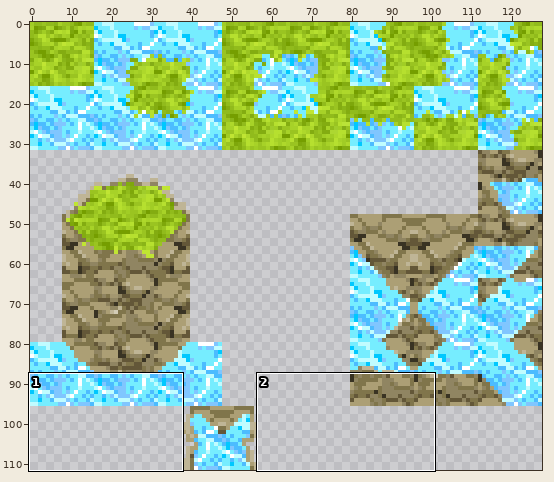
One commit to this sprite sheet: media/textures/env/tilewotafinal1.png. The picture above shows the old version from afar; the outline marks the close-up.
Close-up. Before:
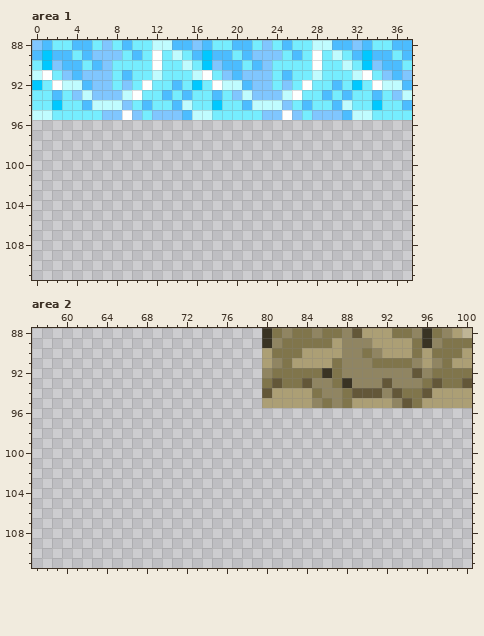
The file is 128x112 pixels. Colours within 5 levels of each other are drawn and written as one. Shown: area 1: x 0..37, y 88..111; area 2: x 57..100, y 88..111.
Now the later version:
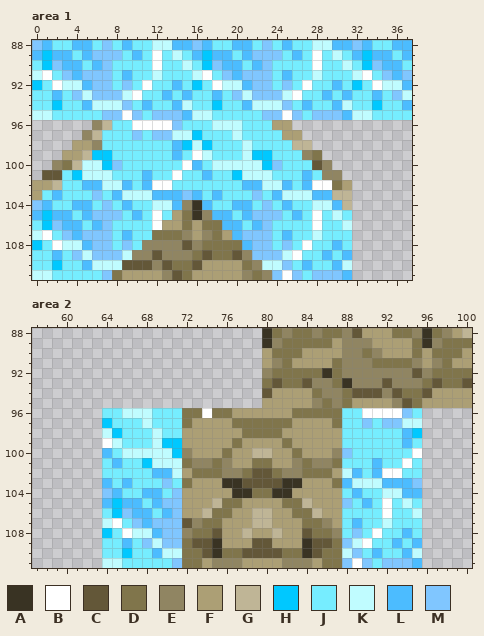
Palette (. is transparent): A #393323  B #ffffff  C #635738  D #80754b  E #908562  F #ac9f75  G #bfb596  H #00c8ff  J #76edff  K #c0fcff  L #4cbcff  M #80c6ff
The exact change:
--- area 1
@@ x 0..37 @@
  95 KKJJJJJMMBMJMMMLKKJJJJJMMBMJMMMLKKJJJJ
- 96 ......................................
- 97 ......................................
- 98 ......................................
- 99 ......................................
-100 ......................................
-101 ......................................
-102 ......................................
-103 ......................................
-104 ......................................
-105 ......................................
-106 ......................................
-107 ......................................
-108 ......................................
-109 ......................................
-110 ......................................
-111 ......................................
+ 96 ......EGJJBBBBMJJJKKKJJJFF............
+ 97 .....EGJJJMJMMKKHJJJKJJJJFF...........
+ 98 ....FFEJJJJJJJLHKHJJJKJJJJGG..........
+ 99 ...FFGHHJJJJJJLJBKJJJKHHJJJED.........
+100 ..EDGKKHMJJJJJJBLJKKKKKHMJJJCE........
+101 .CCJHKKKJJJLJJBJJLJJHKKKJJJLJEE.......
+102 FFGJJLLKKLJLBBJJJJJJJLLKKLJLBBDF......
+103 FJLJJJMJLKKKLLLMLJLJJJMJLKKKLLGG......
+104 MLJJLLJMJLJJKKLEALJJLLJMJLJJKKLG......
+105 LHLLJLMMMJLJBJFDAELLJLMMMJLJBJKJ......
+106 JHMLLJLMJJJJBFFDFDDLLJLMJJJJBJJK......
+107 KBJMLMMMJLJJDDDEFEDFLMMMJLJJKJJJ......
+108 HJBKKLMMJMJEEEECEDDDDLMMJMJBJJLJ......
+109 JJLJMKMMMKEECEEEDCDDCEMMMKBJJLJL......
+110 JJHJJLKKKCCCECDDCFFFFDEKKMJLJJLK......
+111 KKJJJJJMDFFFFECDFFFFFEDEMBMJMMML......
--- area 2
@@ x 57..100 @@
  95 .......................FFFFFEDEDFFFFECDFFFFF
- 96 ............................................
- 97 ............................................
- 98 ............................................
- 99 ............................................
-100 ............................................
-101 ............................................
-102 ............................................
-103 ............................................
-104 ............................................
-105 ............................................
-106 ............................................
-107 ............................................
-108 ............................................
-109 ............................................
-110 ............................................
-111 ............................................
+ 96 .......JJKKKJJJDDBDDFFFFFFDDDDDJJBBBBMJ.....
+ 97 .......HJJJKJJJDFFFFDDDDDDFFFFDJJMJMMKK.....
+ 98 .......KHJJJKJJFFFFFFDDDDFFFFFFJJJJJJLH.....
+ 99 .......BKJJJKHHFFFFFDFFFFDFFFFFJJJJJJLJ.....
+100 .......LJKKKKKHEFFFDFFGGFFDFFFEMJJJJJJB.....
+101 .......JLJJHKKKDEEDEFFDDFFEDEEDJJJLJJBJ.....
+102 .......JJJJJLLKFDDDEEDCCDEEDDDFKLJLBBJJ.....
+103 .......LJLJJJMJDFFFAACCCCAAFFFDLKKKLLLM.....
+104 .......MLJJLLJMFFFFFAADDAAFFFFFJLJJKKLL.....
+105 .......LHLLJLMMFFFGDDFFFFDDGFFFMJLJBJKJ.....
+106 .......JHMLLJLMFFGDDFFGGFFDDGFFJJJJBJJK.....
+107 .......KBJMLMMMCEDDFFFGGFFFDDEFJLJJKJJJ.....
+108 .......HJBKKLMMEDDCFFGFFGFFCDDEJMJBJJLJ.....
+109 .......JJLJMKMMDCCAFFFCCFFFACCDMKBJJLJL.....
+110 .......JJHJJLKKDDCADDCCCCDDACDDKMJLJJLK.....
+111 .......KKJJJJJMDDFEEEFFFFEEEFDDMBMJMMML.....
